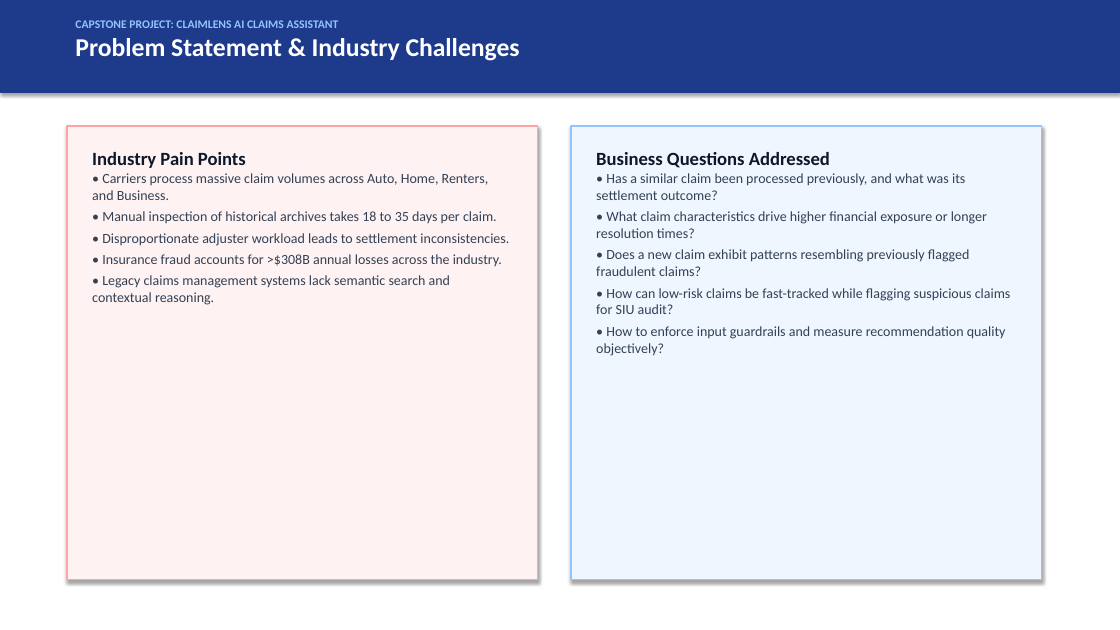
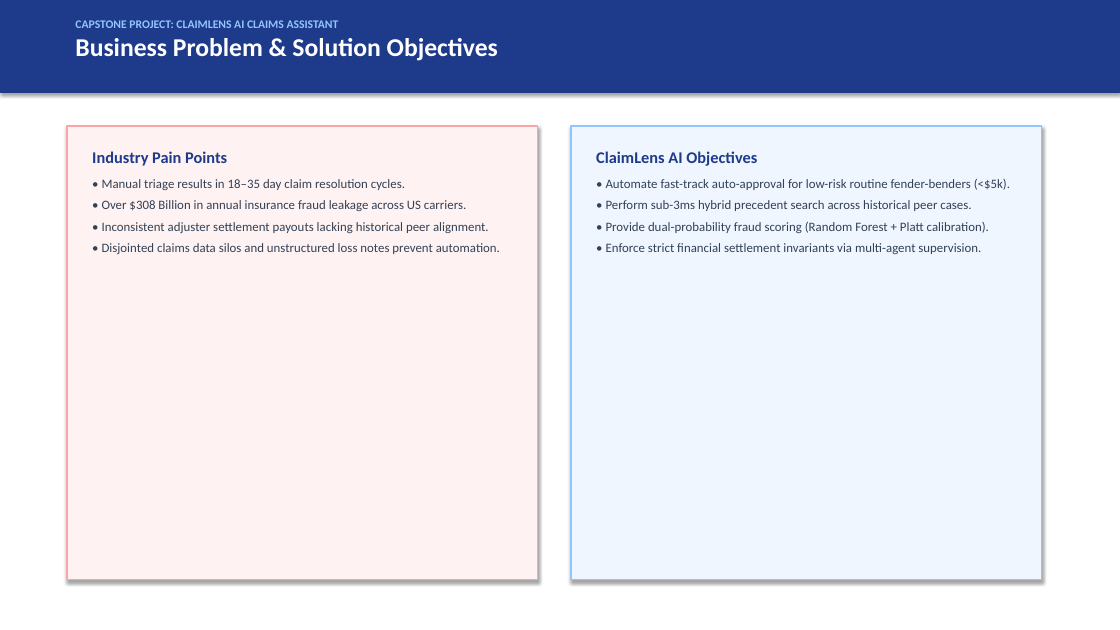
Before and after one commit to Ayushk3001/claimlens, a slide deck: slide 2 of presentation/Project_Presentation.pptx. Drawn at 1120x630 pixels with LibreOffice and Linux fonts; fonts in the diff are those of the drawing. Boxes give left, top, right and bottom in pixels: in the first picture for what was removed or moved away, otherwise in the second. Text is boxed around its words. In the diff, an @@ line names an element or a change of style, - is before the commit and + after.

Commit message:
Fix latency benchmark, synchronize deliverables, and harden evaluation invariants
- Implement ClaimVectorStore.search_by_vector with strict 1536-D array and finite numeric validation
- Decouple isolated vector cosine search from external API embedding latency in benchmark_latency.py
- Enforce universal settlement ceiling and TC-003 loss amount floor across evaluation harness
- Eliminate hardcoded deliverable metrics by dynamically parsing Evaluation_Summary.json and latency_benchmark.json
- Add unit tests for vector validation, deterministic ranking, and evaluation invariants (32 passing tests)
- Regenerate all submission PDFs, PPTX deck, and packaging archive

```diff
--- a/presentation/Project_Presentation.pptx
+++ b/presentation/Project_Presentation.pptx
@@ text at (x1=75, y1=38, x2=498, y2=61): text changed @@
-Problem Statement & Industry Challenges
+Business Problem & Solution Objectives
@@ text at (x1=92, y1=151, x2=227, y2=166): size 16 to 14 pt, text colour #0F172A to #1E3A8A in "Industry Pain Points"; more space between paragraphs @@
@@ text at (x1=102, y1=179, x2=500, y2=254): text changed; size 12 to 11 pt @@
-• Carriers process massive claim volumes across Auto, Home, Renters, and Business.
-• Manual inspection of historical archives takes 18 to 35 days per claim.
-• Disproportionate adjuster workload leads to settlement inconsistencies.
-• Insurance fraud accounts for >$308B annual losses across the industry.
-• Legacy claims management systems lack semantic search and contextual reasoning.
+• Manual triage results in 18–35 day claim resolution cycles.
+• Over $308 Billion in annual insurance fraud leakage across US carriers.
+• Inconsistent adjuster settlement payouts lacking historical peer alignment.
+• Disjointed claims data silos and unstructured loss notes prevent automation.
@@ text at (x1=596, y1=151, x2=1010, y2=254): text changed; size 12 to 11 pt @@
-Business Questions Addressed
-• Has a similar claim been processed previously, and what was its settlement outcome?
-• What claim characteristics drive higher financial exposure or longer resolution times?
-• Does a new claim exhibit patterns resembling previously flagged fraudulent claims?
-• How can low-risk claims be fast-tracked while flagging suspicious claims for SIU audit?
-• How to enforce input guardrails and measure recommendation quality objectively?
+ClaimLens AI Objectives
+• Automate fast-track auto-approval for low-risk routine fender-benders (<$5k).
+• Perform sub-3ms hybrid precedent search across historical peer cases.
+• Provide dual-probability fraud scoring (Random Forest + Platt calibration).
+• Enforce strict financial settlement invariants via multi-agent supervision.
```
Also in this commit, not shown: 5 other slides changed, 1 slide added, 1 slide removed, 17 other files.
